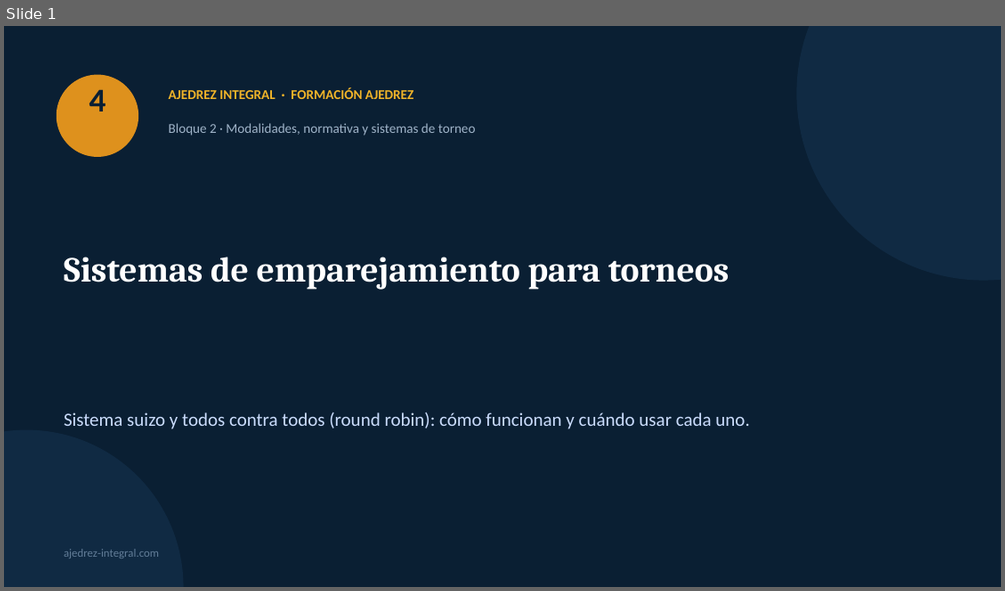
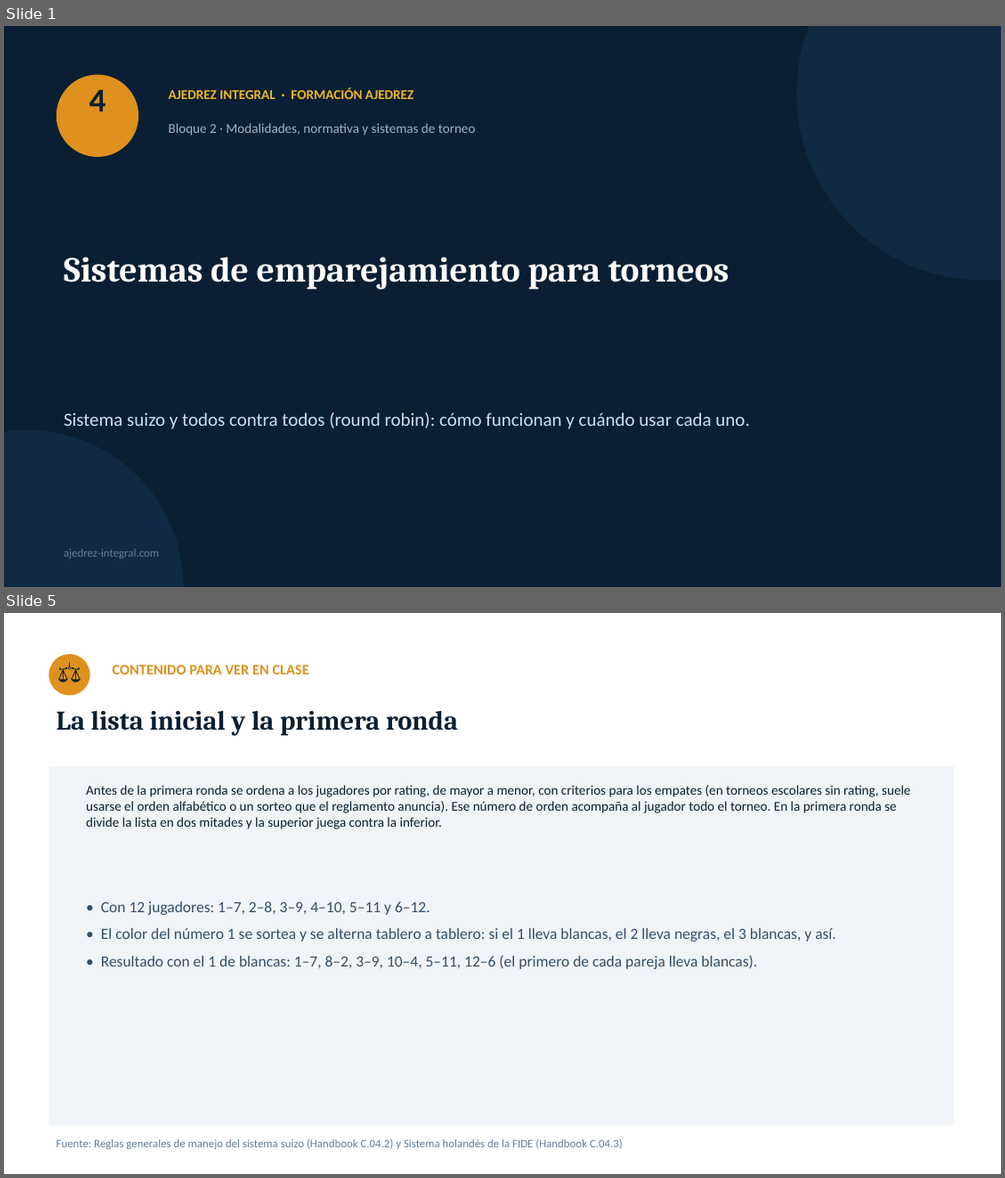
Before and after one commit to GMpupilo2026/Pagina-Completa, a slide deck: cursos/recursos/formacion-ajedrez/04-sistemas-de-emparejamiento.pptx. Shown one above the other, each under a label of ours: slide 1 before the commit, slides 1 and 5 after it; the slides between them are not shown. The pictures are 1005x591 and 1005x1178 pixels, drawn with LibreOffice and Linux fonts; fonts in the diff are those of the drawing. Boxes give left, top, right and bottom in pixels: in the first picture for what was removed or moved away, otherwise in the second. Text is boxed around its words. In the diff, an @@ line names an element or a change of style, - is before the commit and + after.

```diff
--- a/cursos/recursos/formacion-ajedrez/04-sistemas-de-emparejamiento.pptx
+++ b/cursos/recursos/formacion-ajedrez/04-sistemas-de-emparejamiento.pptx
@@ slide 5 added at box(4, 613, 1001, 1174), background #FFFFFF @@
@@ ellipse added at box(48, 654, 90, 695), fill #DE911D @@
@@ text added at box(48, 654, 90, 695), 20 pt, text #0A1F33 @@
+⚖
@@ text added at box(113, 665, 309, 674), 14 pt, text #DE911D, bold @@
+CONTENIDO PARA VER EN CLASE
@@ text added at box(57, 711, 458, 735), 26 pt, text #0A1F33, bold @@
+La lista inicial y la primera ronda
@@ rectangle added at box(48, 766, 954, 1126), fill #F0F4F8 @@
@@ text added at box(86, 785, 910, 829), 13 pt, text #0A1F33 @@
+Antes de la primera ronda se ordena a los jugadores por rating, de mayor a menor, con criterios para los empates (en torneos escolares sin rating, suele usarse el orden alfabético o un sorteo que el reglamento anuncia). Ese número de orden acompaña al jugador todo el torneo. En la primera ronda se divide la lista en dos mitades y la superior juega contra la inferior.
@@ text added at box(101, 901, 836, 969), 15 pt, text #334E68 @@
+• Con 12 jugadores: 1–7, 2–8, 3–9, 4–10, 5–11 y 6–12.
+• El color del número 1 se sortea y se alterna tablero a tablero: si el 1 lleva blancas, el 2 lleva negras, el 3 blancas, y así.
+• Resultado con el 1 de blancas: 1–7, 8–2, 3–9, 10–4, 5–11, 12–6 (el primero de cada pareja lleva blancas).
@@ text added at box(57, 1139, 623, 1149), 11 pt, text #627D98 @@
+Fuente: Reglas generales de manejo del sistema suizo (Handbook C.04.2) y Sistema holandés de la FIDE (Handbook C.04.3)
```
Also in this commit, not shown: 1 slide changed, 17 other slides added, 2 slides removed, 28 other files.
